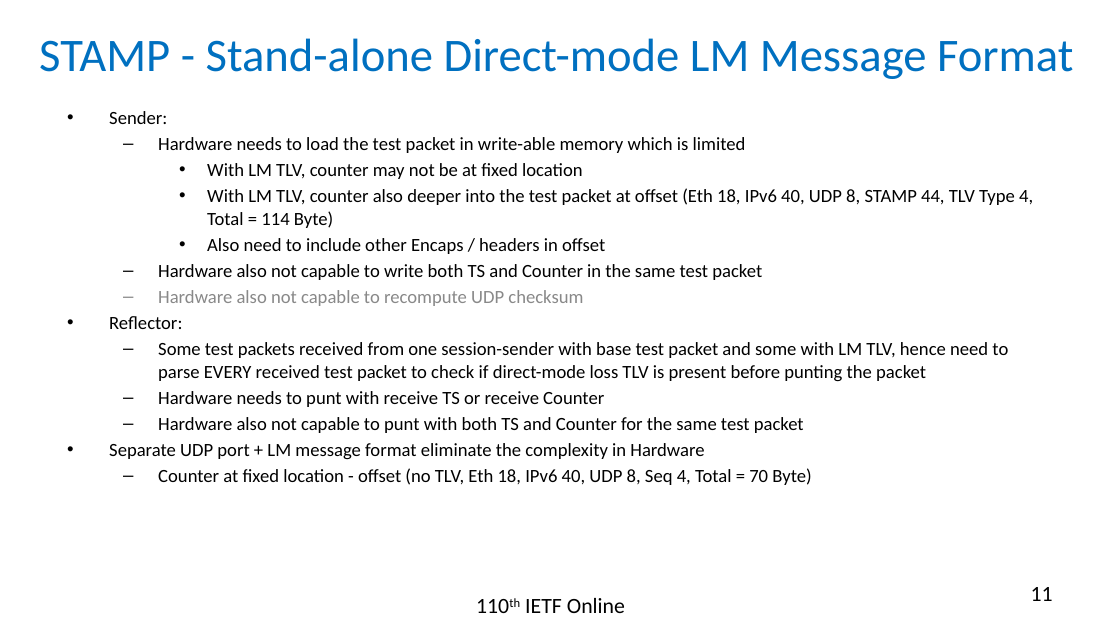
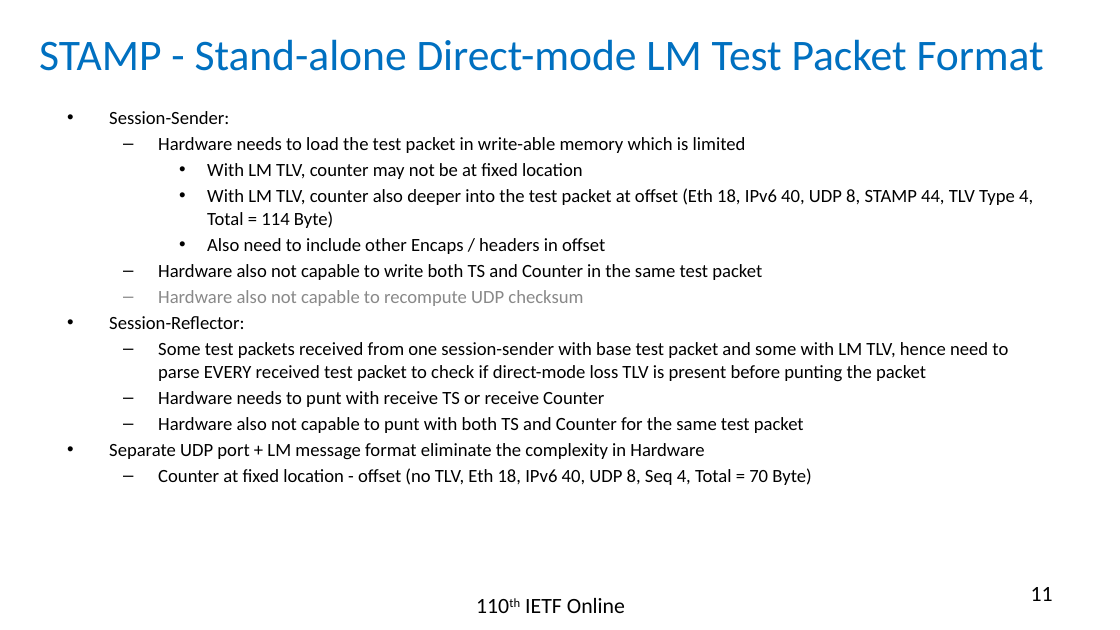
Before and after one commit to rakgandhi/ietf-slides, a slide deck: slide 11 of draft-gandhi-ippm-stamp-srpm-01.pptx. Drawn at 1120x630 pixels with LibreOffice and Linux fonts; fonts in the diff are those of the drawing. Boxes give left, top, right and bottom in pixels: in the first picture for what was removed or moved away, otherwise in the second. Text is boxed around its words. In the diff, an @@ line names an element or a change of style, - is before the commit and + after.

```diff
--- a/draft-gandhi-ippm-stamp-srpm-01.pptx
+++ b/draft-gandhi-ippm-stamp-srpm-01.pptx
@@ title at [39,39,1044,71]: text changed; size 30 to 28 pt @@
-STAMP - Stand-alone Direct-mode LM Message Format
+STAMP - Stand-alone Direct-mode LM Test Packet Format
@@ text at [109,111,229,124]: text changed @@
-• Sender:
+• Session-Sender:
@@ text at [109,316,244,329]: text changed @@
-• Reflector:
+• Session-Reflector:
```
Also in this commit, not shown: 1 other file.
